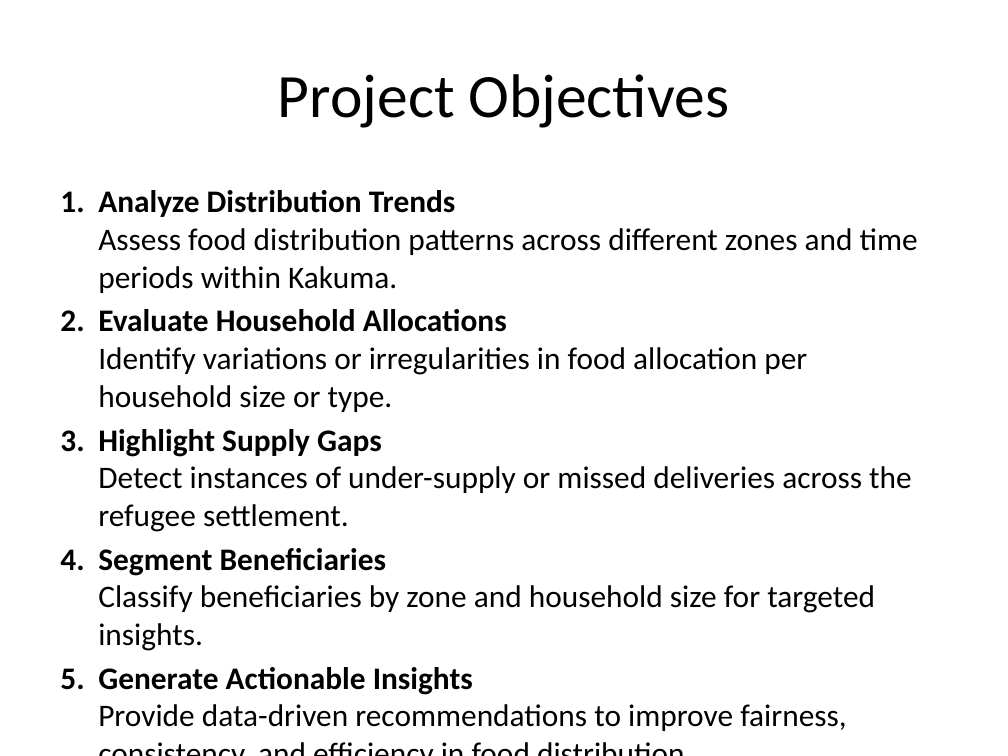
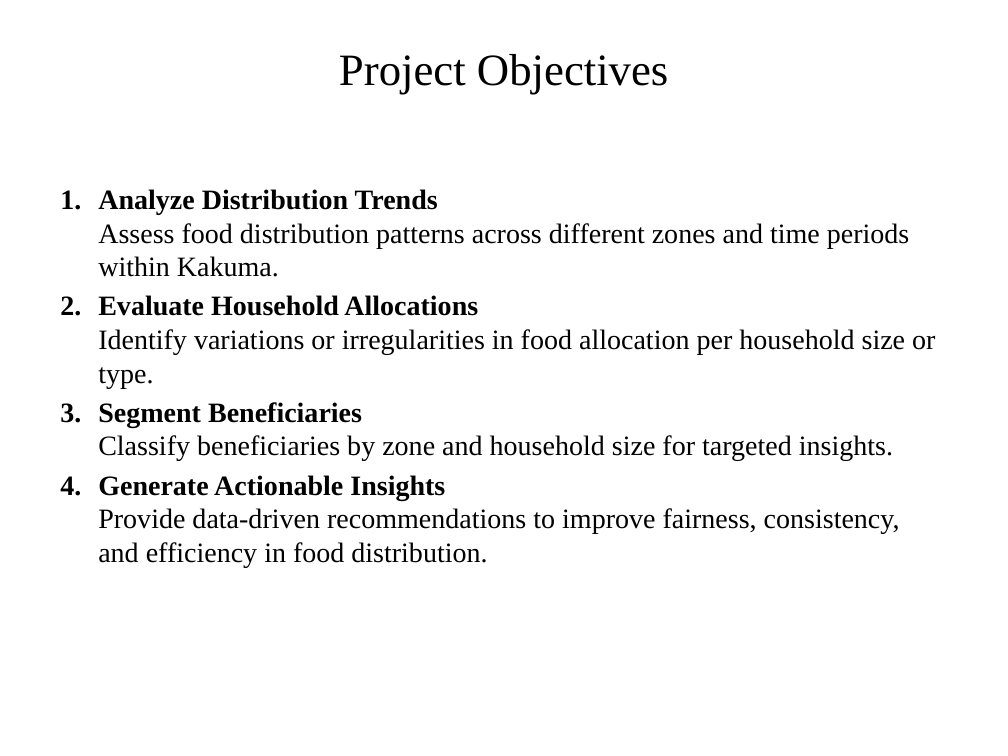
Before and after one commit to JavierWolvie/Data-Analytics, a slide deck: slide 3 of TABLEAU/Kakuma_Food_Distribution_Analysis_Presentation.pptx. Drawn at 1008x756 pixels with LibreOffice and Linux fonts; fonts in the diff are those of the drawing. Boxes give left, top, right and bottom in pixels: in the first picture for what was removed or moved away, otherwise in the second. Text is boxed around its words. In the diff, an @@ line names an element or a change of style, - is before the commit and + after.

```diff
--- a/TABLEAU/Kakuma_Food_Distribution_Analysis_Presentation.pptx
+++ b/TABLEAU/Kakuma_Food_Distribution_Analysis_Presentation.pptx
@@ title "Project Objectives" at (x1=339, y1=54, x2=668, y2=95): size 44 to 32 pt, font Calibri to Times New Roman @@
@@ text "Analyze Distribution Trends Assess food ..." at (x1=98, y1=189, x2=935, y2=567): size 22.4 to 20 pt, font Calibri to Times New Roman @@
@@ text at (x1=98, y1=429, x2=912, y2=532): paragraph removed @@
-3. Highlight Supply Gaps
-   Detect instances of under-supply or missed deliveries across the refugee settlement.
```
Also in this commit, not shown: 10 other slides changed, 2 slides added, 3 slides removed.
